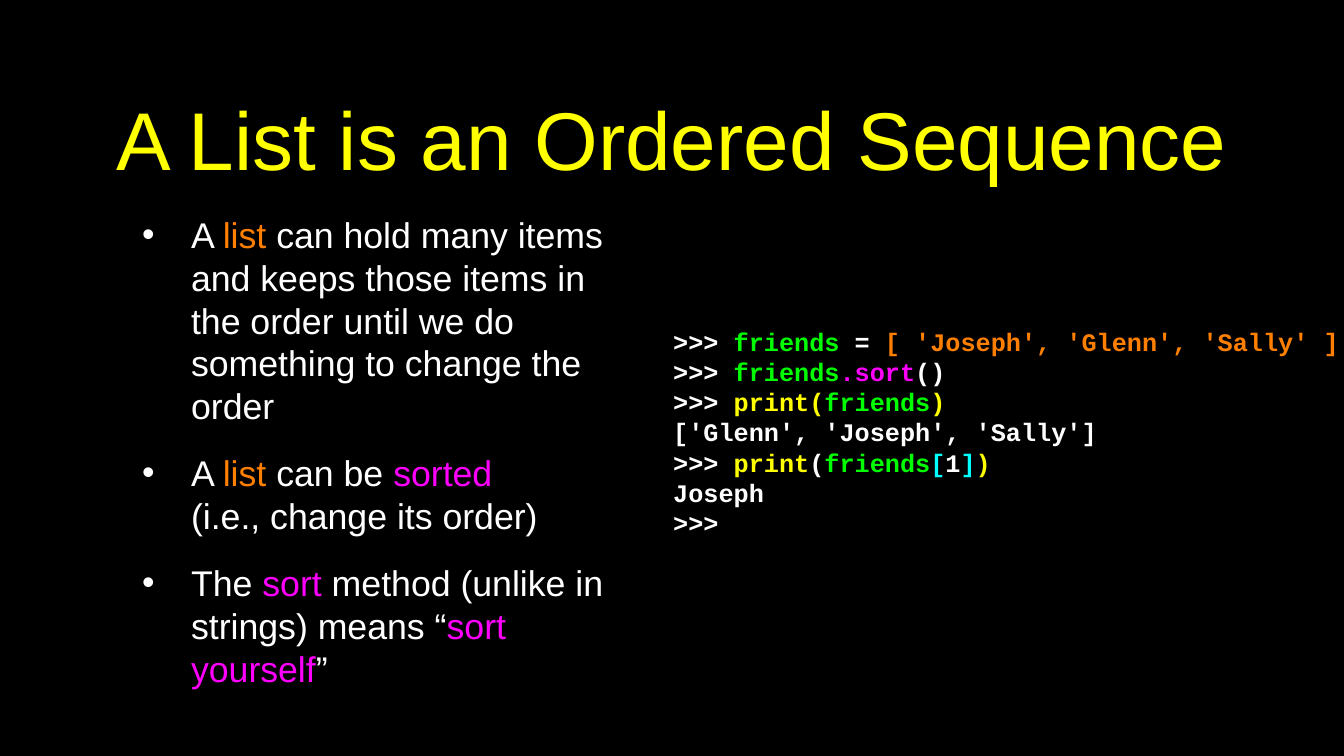
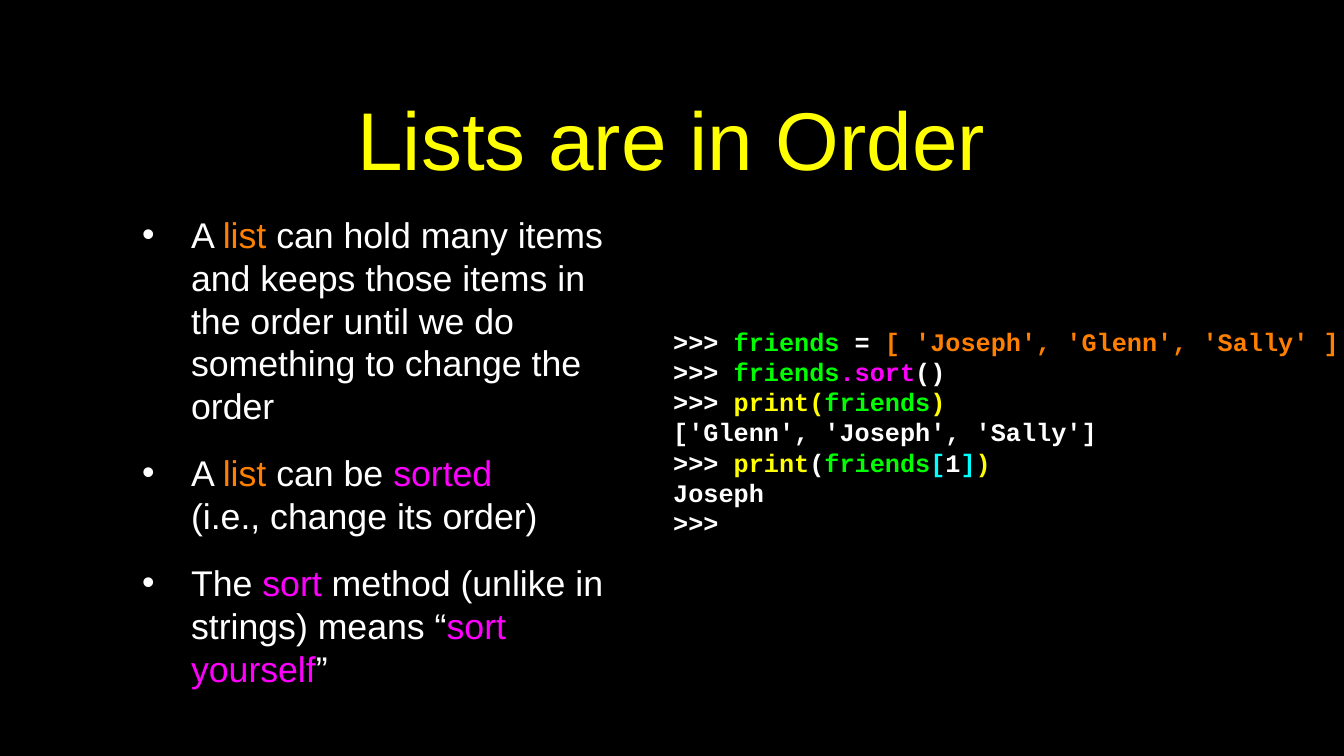
Before and after one commit to csev/py4e, a slide deck: slide 18 of lectures3/Pythonlearn-08-Lists.pptx (slide 17 before the commit). Drawn at 1344x756 pixels with LibreOffice and Linux fonts; fonts in the diff are those of the drawing. Boxes give left, top, right and bottom in pixels: in the first picture for what was removed or moved away, otherwise in the second. Text is boxed around its words. In the diff, an @@ line names an element or a change of style, - is before the commit and + after.

Commit message:
Tweak

```diff
--- a/lectures3/Pythonlearn-08-Lists.pptx
+++ b/lectures3/Pythonlearn-08-Lists.pptx
@@ title at [357,110,985,171]: text changed @@
-A List is an Ordered Sequence
+Lists are in Order
```
Also in this commit, not shown: 2 other slides changed, 1 slide added.
